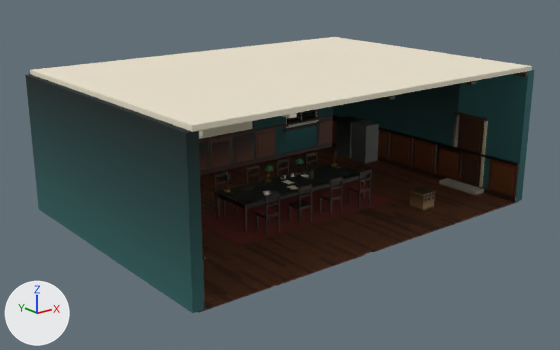
An edit to the glTF model public/yw9-pigeon/war.glb, drawn before and after from the same camera.
Rendered twice from a 50 mm lens placed at (-13.19, -16.29, 7.43), pointed at (-0.25, -0.11, 0.96). Lighting does not change. The marker at lower left points along +X, +Y and +Z. The older version comes first. Vertices at exactly the same position are counted once.

Names of what the first picture shows: 'war.fabric.17', 'war.fabric.27', 'war.map.16', 'war.paint.30', 'war.paint.5', 'war.plank.0', 'war.plank.1', 'war.plank.10', 'war.plank.11', 'war.plank.12', 'war.plank.18', 'war.plaster.28', 'war.plaster.9' and 20 more.
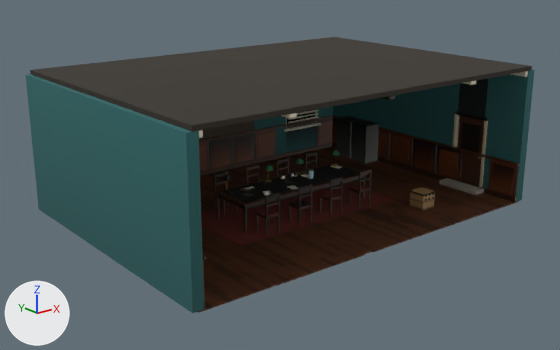
Boxes (x1, y1, x2, y2) around the edits, measured in the pictures (560 x 350 px):
part 1 of me_war_w0_w_007, recoloured (lighter)
    both: (26, 74, 460, 260)
part 2 of me_war_w0_w_007, recoloured
    both: (25, 75, 520, 260)
part 3 of me_war_w0_w_007, recoloured
    both: (286, 78, 488, 142)
part 4 of me_map_001, recoloured (darker)
    both: (199, 121, 252, 139)
part 5 of me_war_ceiling_001, recoloured (white to dark grey)
    both: (30, 37, 532, 132)

The change, as a list of edits to the scene's bpy script:
```text
Change me_war_w0_w_007:
    where me_war_w0_w_007.from_pydata(...)  # 84 vertices, 132 faces; spans x -5.64..5.64, y -4.0..4.14, z 0.0..3.8
    used by ob_war_plaster_9; location = (0.0, 0.0, 0.0)
    me_war_w0_w_007 part 1: 38 faces centred in x -5.64..5.64, y -4.0..4.14, z 1.27..3.8 are repainted in the vertex colours; the middle colour goes from dark grey #58524b to white #f5f7f8
    me_war_w0_w_007 part 2: 40 faces centred in x -5.64..5.64, y -4.0..4.14, z 0.0..1.27 are repainted in the vertex colours; the middle colour goes from light grey #e0dfde to light grey #d9d9d9
    me_war_w0_w_007 part 3: 24 faces centred in x -4.6..5.64, y -2.7..4.14, z 0.67..3.8 are repainted in the vertex colours; the middle colour goes from white #f5f6f7 to dark grey #57514a
Change me_map_001:
    where me_map_001.from_pydata(...)  # 4 vertices, 2 faces; spans x -1.7..1.7, y 3.79, z 1.22..2.97
    used by ob_war_map_16; location = (0.0, 0.0, 0.0)
    me_map_001 part 4: 2 faces centred in x -0.57..0.57, y 3.79, z 1.81..2.39 are repainted in the vertex colours; the middle colour goes from white #f8f9fa to dark grey #4c4741
Change me_war_ceiling_001:
    where me_war_ceiling_001.from_pydata(...)  # 8 vertices, 12 faces; spans x -5.5..5.5, y -4.0..4.0, z 3.8..3.92
    used by ob_war_plaster_28; location = (0.0, 0.0, 0.0)
    me_war_ceiling_001 part 5: 12 faces centred in x -5.5..5.5, y -4.0..4.0, z 3.8..3.92 are repainted in the vertex colours; the middle colour goes from white #fefefe to dark grey #36322e
```
